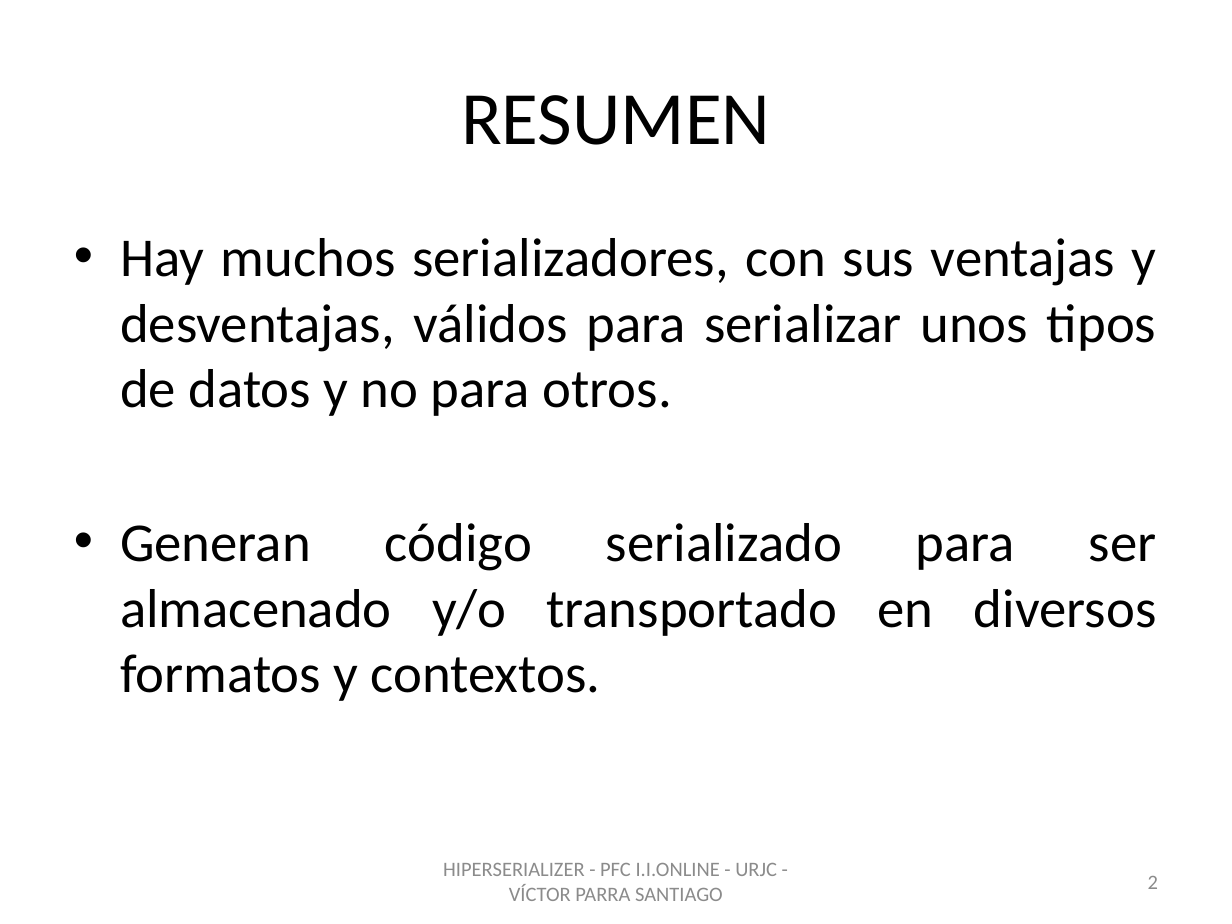
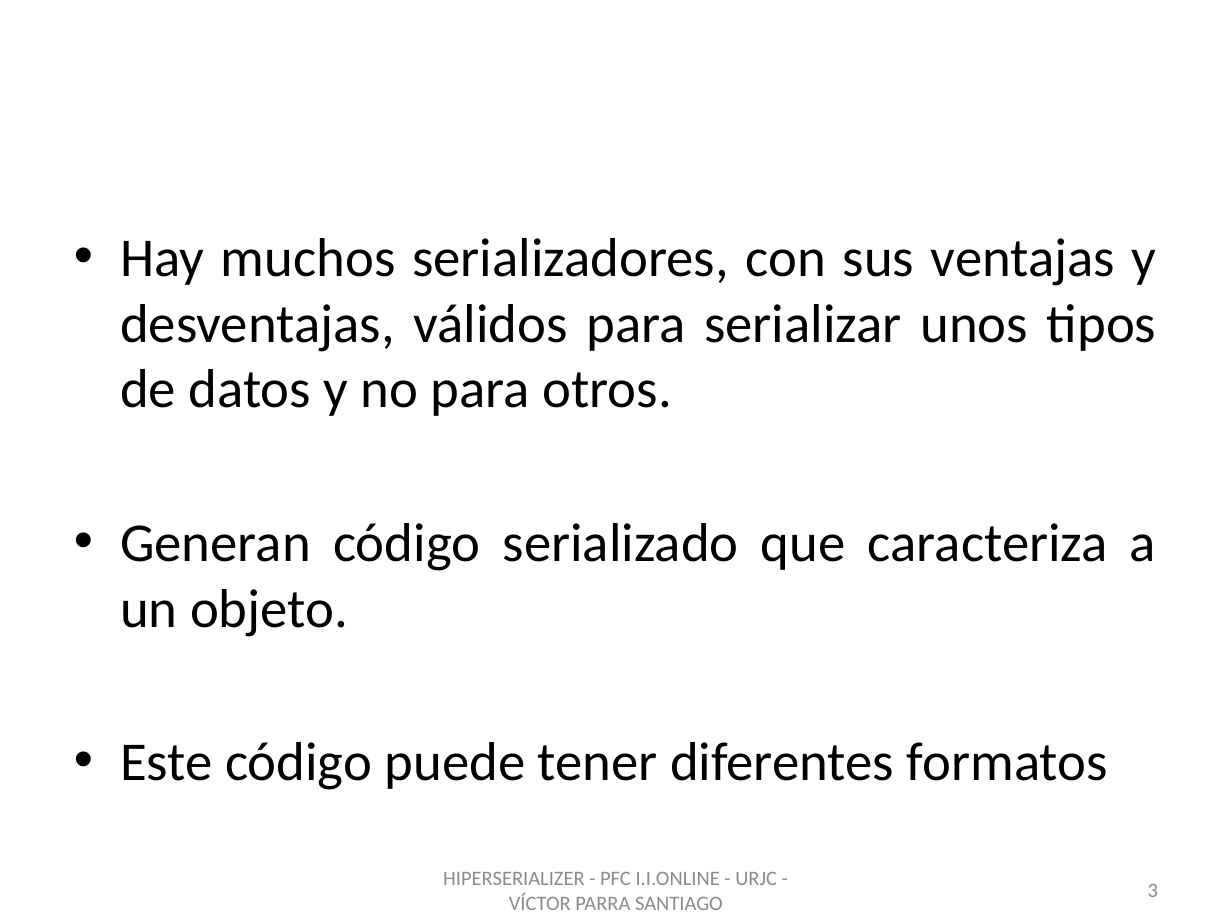
Before and after one commit to vitiparra/ProyectoFinDeCarrera, a slide deck: slide 3 of Memoria/HiperSerializer.pptx (slide 2 before the commit). Drawn at 1232x924 pixels with LibreOffice and Linux fonts; fonts in the diff are those of the drawing; background and template pictures are left out. Boxes give left, top, right and bottom in pixels: in the first picture for what was removed or moved away, otherwise in the second. Text is boxed around its words. In the diff, an @@ line names an element or a change of style, - is before the commit and + after.

```diff
--- a/Memoria/HiperSerializer.pptx
+++ b/Memoria/HiperSerializer.pptx
@@ title "RESUMEN" at <box>62,37,1170,191</box>: text colour #000000 to #FFFFFF @@
@@ text at <box>120,523,1156,790</box>: text changed @@
-• Generan código serializado para ser almacenado y/o transportado en diversos formatos y contextos.
+• Generan código serializado que caracteriza a un objeto.
+• Este código puede tener diferentes formatos
@@ text "HIPERSERIALIZER - PFC I.I.ONLINE - ...": place and size @@
-text "HIPERSERIALIZER - PFC I.I.ONLINE - ..." at <box>443,863,777,901</box>
+text "HIPERSERIALIZER - PFC I.I.ONLINE - ..." at <box>443,872,777,910</box>
@@ page number removed at <box>1148,876,1158,889</box> @@
-2
@@ page number added at <box>1148,884,1158,897</box>, 12 pt, text #8C8C8C @@
+3
```
Also in this commit, not shown: 18 other slides changed, 1 slide added.
